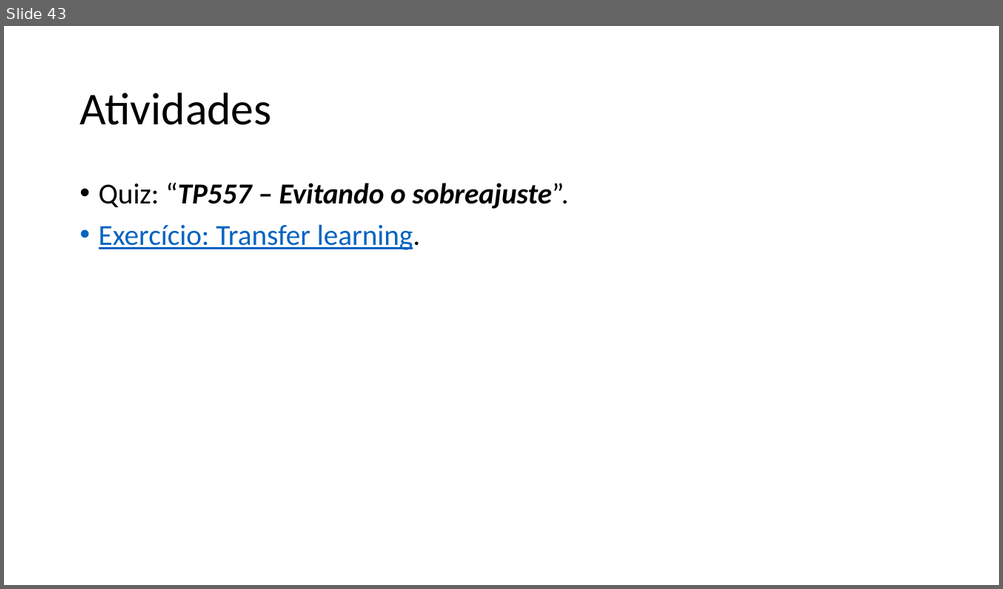
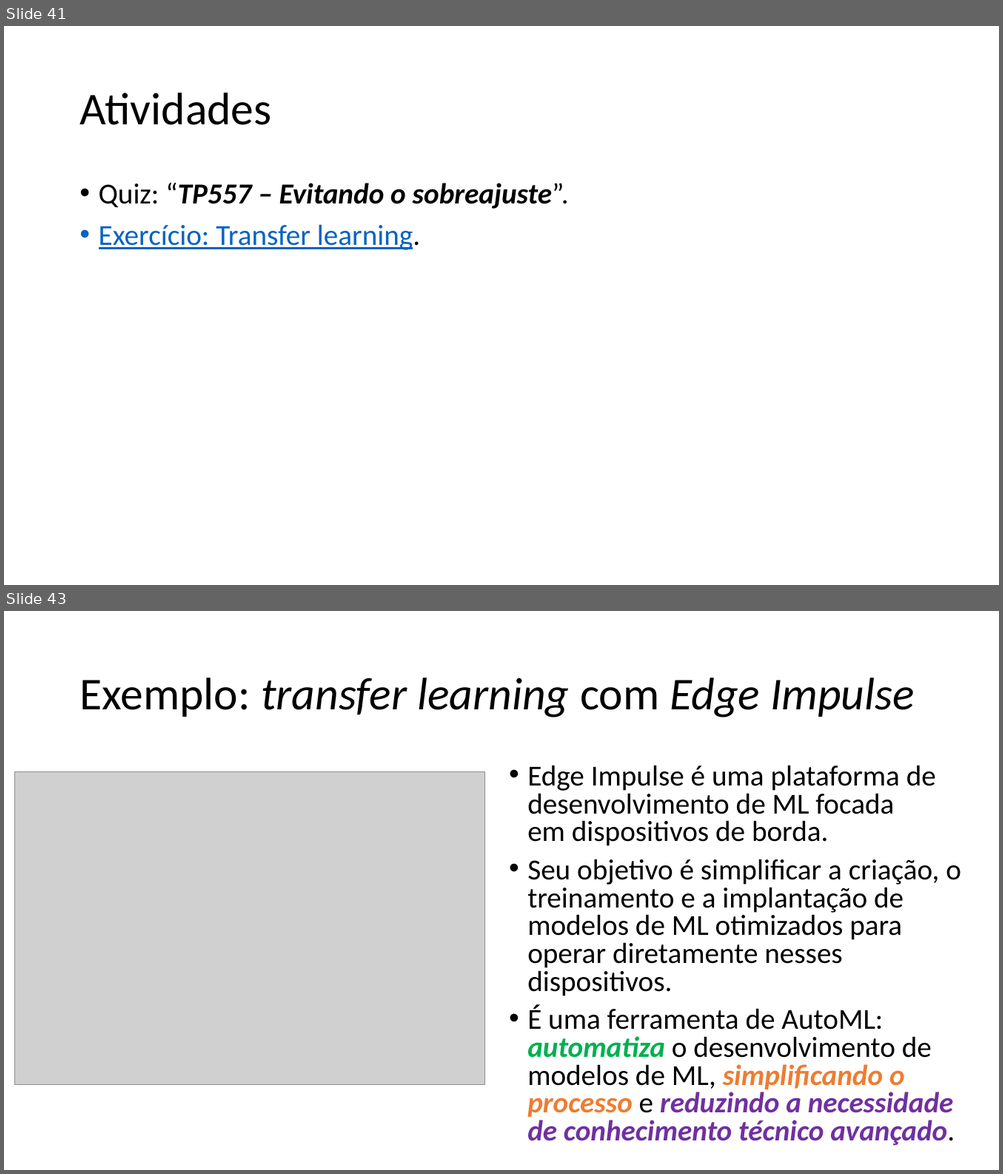
Before and after one commit to zz4fap/tp557-iot-ml, a slide deck: slides/TP557_13_Prevenindo_o_sobreajuste.pptx. Shown one above the other, each under a label of ours: slide 43 before the commit, slides 41 and 43 after it; the slides between them are not shown. The pictures are 1003x589 and 1003x1174 pixels, drawn with LibreOffice and Linux fonts; fonts in the diff are those of the drawing; grey boxes stand for pictures. Boxes give left, top, right and bottom in pixels: in the first picture for what was removed or moved away, otherwise in the second. Text is boxed around its words. In the diff, an @@ line names an element or a change of style, - is before the commit and + after.

```diff
--- a/slides/TP557_13_Prevenindo_o_sobreajuste.pptx
+++ b/slides/TP557_13_Prevenindo_o_sobreajuste.pptx
@@ slide 43 added at (x1=4, y1=611, x2=999, y2=1170), background #FFFFFF @@
@@ title added at (x1=79, y1=678, x2=914, y2=718), 44 pt, text #000000, italic @@
+Exemplo: transfer learning com Edge Impulse
@@ text added at (x1=527, y1=765, x2=961, y2=1146), 28 pt, text #000000 @@
+• Edge Impulse é uma plataforma de desenvolvimento de ML focada em dispositivos de borda.
+• Seu objetivo é simplificar a criação, o treinamento e a implantação de modelos de ML otimizados para operar diretamente nesses dispositivos.
+• É uma ferramenta de AutoML: automatiza o desenvolvimento de modelos de ML, simplificando o processo e reduzindo a necessidade de conhecimento técnico avançado.
@@ picture added at (x1=15, y1=772, x2=485, y2=1085) @@
@@ what was slide 43 is now slide 41 @@
```
Also in this commit, not shown: 1 slide changed, 2 other slides added, 2 other files.
